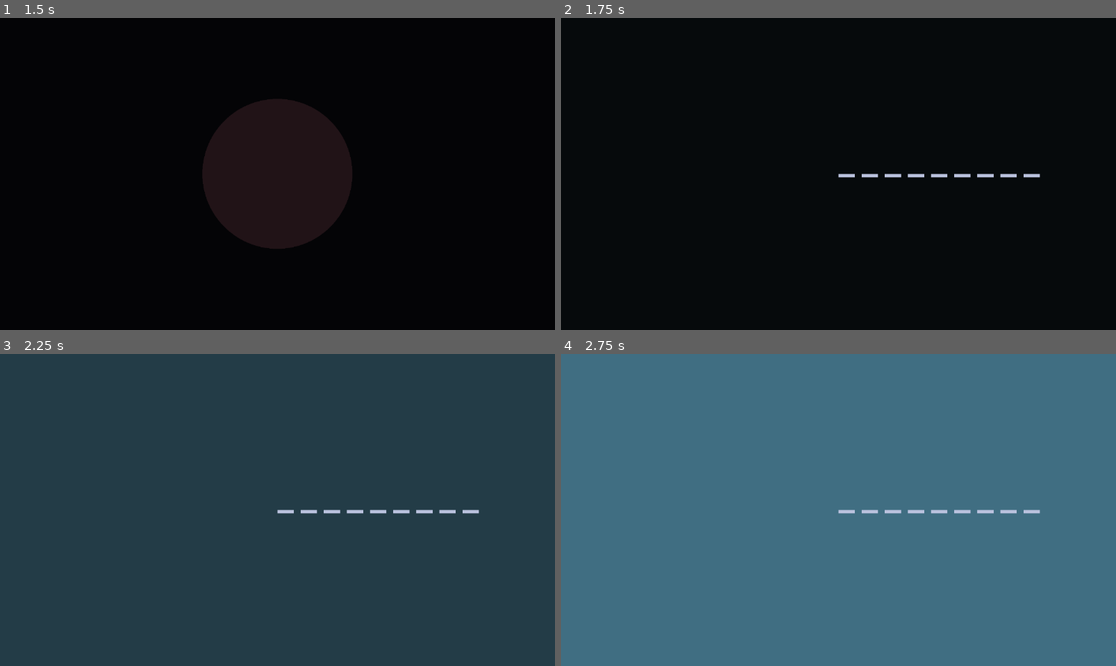
Above: before the commit, frames 1-4 (two rows, left to right).
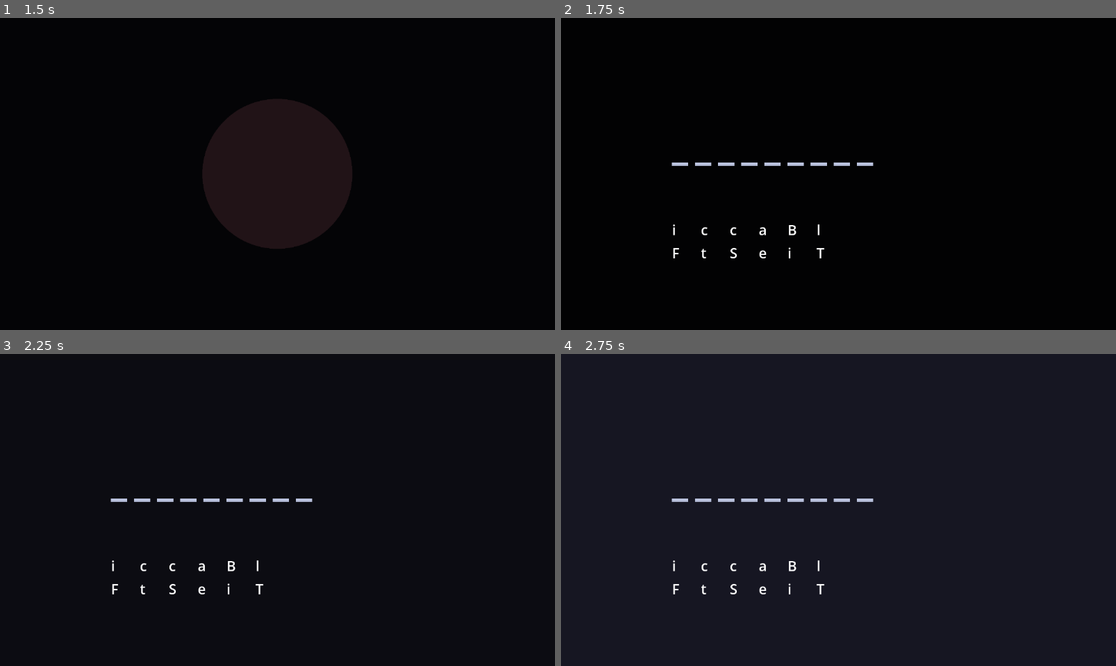
Above: after the commit, the same moments.

Repository: fakenyaliupmh/proyecto-integrador-ii
Game: Godot game, scene res://src/home_screen.tscn
The game is run twice, just before and just after one commit, with the same random seed, the same clock (stepped at 60 frames per second) and the same inputs.
Inputs (mouse positions are in pixels of both pictures, inside the frame that each line leads up to):
- Up to frame 1 (1.5 s): tap Enter at 0.5 s; click (277, 174) at 0.6 s; move the mouse to (166, 189) at 1.27 s; click (166, 189) at 1.35 s
- Up to frame 2 (1.75 s): no input
- Up to frame 3 (2.25 s): move the mouse to (333, 441) at 2.02 s; click (333, 441) at 2.1 s
- Up to frame 4 (2.75 s): no input

Frame 1 is identical in both runs. In frame 2, 0.9% of the frame differs, in the area x 19-87%, y 46-78%; in frame 3, 100%; in frame 4, 100%, in the area x 0-100%, y 0-100%.

Commit message:
feat: add function to create letters from the word pool

Diff:
--- a/src/home_screen.gd
+++ b/src/home_screen.gd
@@ -53,6 +53,7 @@
 
 func _on_area_2d_input_event(viewport: Node, event: InputEvent, shape_idx: int) -> void:
 	if Input.is_action_just_pressed("click"):
+		$playButton/CollisionShape2D.disabled = true
 		$esceneAnimations.play("start_play")
 
 func _on_escene_animations_animation_finished(anim_name: StringName) -> void:
@@ -62,18 +63,37 @@
 	generate_words_pool(my_word)
 	gen_text_underscore(my_word)
 
-func generate_words_pool(word: String) -> Array:
-	var my_word_pool = []
+func generate_words_pool(word: String) -> void:
+	var word_pool = []
 	for l in word:
-		my_word_pool.append(l)
-	return my_word_pool
+		word_pool.append(l)
+
+	var alphabet := "ABCDEFGHIJKLMNÑOPQRSTUVWXYZ"
+	while word_pool.size() < 12:
+		var random_letter = alphabet[randi() % alphabet.length()]
+		if not word_pool.has(random_letter):
+			word_pool.append(random_letter)
+
+	word_pool.shuffle()
+
+	print("Pool de letras: ", word_pool)
+
+	for i in word_pool.size():
+		create_letter_label(word_pool[i], i)
 
 func gen_text_underscore(word: String) -> void:
-	var start_x := 2880
-	var y := 540
-	var spacing := 80
+	var start_x = 2304
+	var y = 500
+	var spacing = 80
 
 	for i in word.length():
 		var my_asset = underscore.instantiate()
 		my_asset.position = Vector2(start_x + i * spacing, y)
 		add_child(my_asset)
+
+func create_letter_label(letter: String, index: int) -> void:
+	var label = Label.new()
+	label.text = letter
+	label.position = Vector2(2304 + (index % 6) * 100, 700 + int(index / 6) * 80)
+	label.add_theme_font_size_override("font_size", 48)
+	add_child(label)
--- a/src/home_screen.tscn
+++ b/src/home_screen.tscn
@@ -2,7 +2,6 @@
 
 [ext_resource type="Script" uid="uid://cxhq1qeviu3fb" path="res://src/home_screen.gd" id="1_67g1r"]
 [ext_resource type="Texture2D" uid="uid://b4v41aj0se1ro" path="res://wireframes/home_screen.png" id="2_w8yt5"]
-[ext_resource type="Texture2D" uid="uid://c8q4dgb7tr0ic" path="res://wireframes/stage_01_screen.png" id="3_hdyla"]
 [ext_resource type="Texture2D" uid="uid://b17g4rpujy4lk" path="res://wireframes/play_button.png" id="4_44cor"]
 
 [sub_resource type="CircleShape2D" id="CircleShape2D_w43ym"]
@@ -33,7 +32,7 @@
 tracks/0/interp = 1
 tracks/0/loop_wrap = true
 tracks/0/keys = {
-"times": PackedFloat32Array(0, 2),
+"times": PackedFloat32Array(0, 1.5),
 "transitions": PackedFloat32Array(1, 1),
 "update": 0,
 "values": [Color(0.011764706, 0.011764706, 0.011764706, 1), Color(0.011764706, 0.011764706, 0.011764706, 0)]
@@ -116,17 +115,17 @@
 position = Vector2(960, 540)
 texture = ExtResource("2_w8yt5")
 
-[node name="Stage01Screen" type="Sprite2D" parent="." unique_id=1008508925]
+[node name="Stage01Screen" type="Sprite2D" parent="." unique_id=1244286745]
 position = Vector2(2880, 540)
-texture = ExtResource("3_hdyla")
+texture = ExtResource("2_w8yt5")
 
-[node name="Area2D" type="Area2D" parent="." unique_id=999107888]
+[node name="playButton" type="Area2D" parent="." unique_id=999107888]
 
-[node name="CollisionShape2D" type="CollisionShape2D" parent="Area2D" unique_id=70458873]
+[node name="CollisionShape2D" type="CollisionShape2D" parent="playButton" unique_id=70458873]
 position = Vector2(960, 540)
 shape = SubResource("CircleShape2D_w43ym")
 
-[node name="PlayButton" type="Sprite2D" parent="Area2D" unique_id=2037070429]
+[node name="PlayButton" type="Sprite2D" parent="playButton" unique_id=2037070429]
 position = Vector2(960, 540)
 texture = ExtResource("4_44cor")
 
@@ -136,6 +135,13 @@
 limit_left = 0
 limit_top = 0
 limit_bottom = 1080
+
+[node name="coAnimations" type="AnimationPlayer" parent="." unique_id=119022919]
+root_node = NodePath("../esceneAnimations")
+libraries/ = SubResource("AnimationLibrary_cbsbc")
+
+[node name="esceneAnimations" type="AnimationPlayer" parent="." unique_id=303681550]
+libraries/ = SubResource("AnimationLibrary_w43ym")
 
 [node name="meltDown" type="Sprite2D" parent="." unique_id=179219610]
 modulate = Color(0.011764706, 0.011764706, 0.011764706, 0)
@@ -147,12 +153,5 @@
 position = Vector2(2880, 540)
 texture = ExtResource("2_w8yt5")
 
-[node name="coAnimations" type="AnimationPlayer" parent="." unique_id=119022919]
-root_node = NodePath("../esceneAnimations")
-libraries/ = SubResource("AnimationLibrary_cbsbc")
-
-[node name="esceneAnimations" type="AnimationPlayer" parent="." unique_id=303681550]
-libraries/ = SubResource("AnimationLibrary_w43ym")
-
-[connection signal="input_event" from="Area2D" to="." method="_on_area_2d_input_event"]
+[connection signal="input_event" from="playButton" to="." method="_on_area_2d_input_event"]
 [connection signal="animation_finished" from="esceneAnimations" to="." method="_on_escene_animations_animation_finished"]
--- a/underscore.tscn
+++ b/underscore.tscn
@@ -1,7 +1,7 @@
 [gd_scene format=3 uid="uid://bhsfha8mrnhsg"]
 
 [ext_resource type="PackedScene" uid="uid://b2lfh2vt6ljob" path="res://src/underscore.tscn" id="1_bhp5d"]
-[ext_resource type="Script" uid="uid://dlthng2ubht2o" path="res://Underscore.gd" id="2_ii7oe"]
+[ext_resource type="Script" uid="uid://dlthng2ubht2o" path="res://src/Underscore.gd" id="2_bhp5d"]
 
 [node name="Node2D" unique_id=848420546 instance=ExtResource("1_bhp5d")]
-script = ExtResource("2_ii7oe")
+script = ExtResource("2_bhp5d")
Binary file added: assets/characters/WhatsApp Image 2026-07-06 at 3.29.27 PM.jpeg
Not shown, added: assets/characters/WhatsApp Image 2026-07-06 at 3.29.27 PM.jpeg.import
Binary file added: assets/sprites/spritesheet (2).png
Not shown, added: assets/sprites/spritesheet (2).png.import
Binary file added: assets/wallpaper/Proyecto (20260706032833).png
Not shown, added: assets/wallpaper/Proyecto (20260706032833).png.import
Binary file added: assets/wallpaper/Proyecto (20260706032907).png
Not shown, added: assets/wallpaper/Proyecto (20260706032907).png.import
Binary file added: assets/wallpaper/fondo (20260706031742).png
Not shown, added: assets/wallpaper/fondo (20260706031742).png.import
Renamed: Underscore.gd -> src/Underscore.gd
Renamed: Underscore.gd.uid -> src/Underscore.gd.uid
